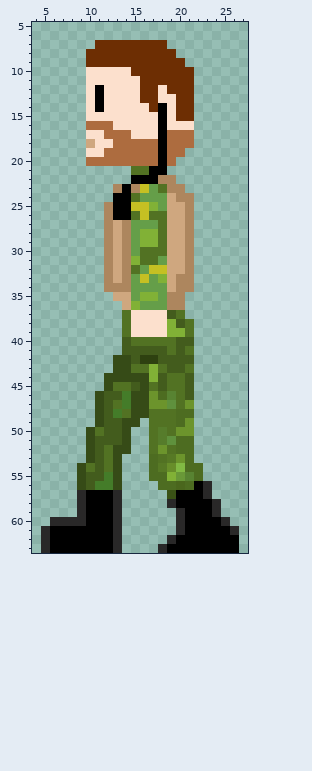
Pixel-art sprite: Character/Marche vers gauche/5.png. Above is the file before it was changed.
The file is 32x64 pixels. Pixels under 10% opacity are left out. Colours within 5 levels of each other are drawn and written as one. Shown: x 4..27, y 5..63.
After the commit:
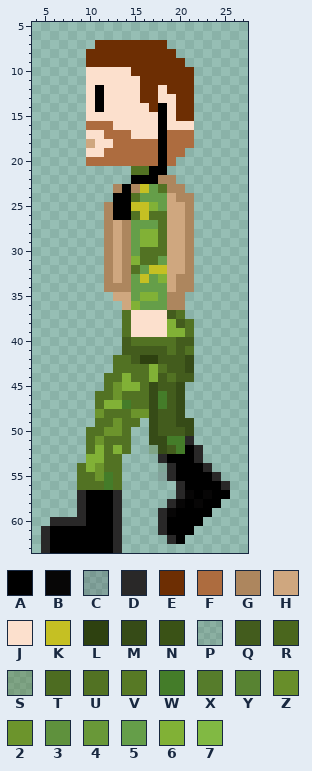
Palette (. is transparent): A #000000  B #070606  C #27222a2c  D #292828  E #6d2e03  F #ad6c3f  G #ad865e  H #cfa77f  J #fce0cd  K #c5c023  L #2e4110  M #364b17  N #3a5216  P #3d4d2520  Q #435c1d  R #4a661d  S #4d6c2151  T #4d6c21  U #527223  V #577925  W #447c29  X #567c2b  Y #588332  Z #688e2a  2 #6c942c  3 #5f913d  4 #699838  5 #659e49  6 #81b136  7 #81b943
From old to new:
Changed rows in their new state; - is an unchanged pixel.
first column x 9:
42 ----UU------M-----
43 ----UU------M-----
44 ---UU6UU---Q------
45 ---U266UM-QM.-----
46 --UU2UUUMWQM.-----
47 --U66-UUMWQM.-----
48 --2UU-22MQQM.-----
49 --UU2UU-MQQMM-----
50 -U-22U--MQQQM-----
51 -U2UUU--MMWWD-----
52 -U6-6U--SMQWAD----
53 -66-U---.DAAAD----
54 U62-U---.PDAAAD---
55 UU2-U---.CDAAAAD--
56 UUU-U----..DA-AAD-
57 ----------.DB-BAA-
58 -----------B-B-A--
59 ---------DBA---.--
60 ---------DAA--...-
61 ---------DAA-.....
62 ------------......
63 ---------.........
Changed places in both pictures, as pixel boxes (x1, y1, x2, y2):
changed: (77, 355, 239, 553)
